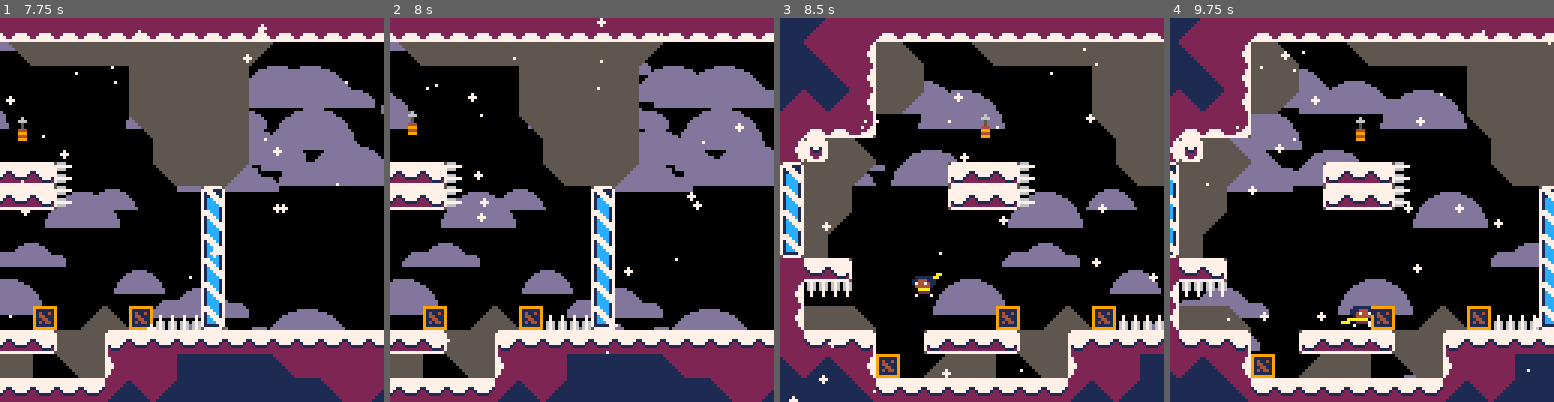
Above: before the commit, frames 1-4 (left to right).
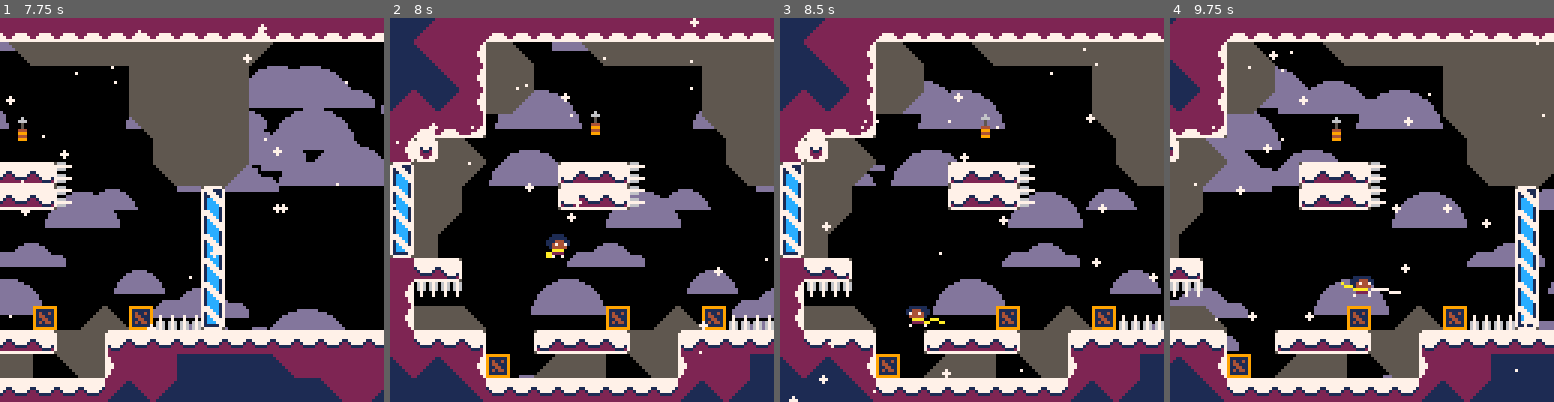
Above: after the commit, the same moments.

Repository: ExOK/Celeste2
Game: PICO-8 cartridge celeste2.p8
Two runs of this game, one before a commit and one after it. Both use one fixed random seed, a clock stepped at 60 frames per second and the inputs below.
Inputs:
- Up to frame 1 (7.75 s): tap X (X key) at 0.33, 1.07, 1.85, 2.97, 4.08, 5.2, 6.32, 7.43 s; tap O (Z key) at 0.7, 1.7, 2.1, 2.5, 2.9, 3.3, 3.7, 4.1, 4.5, 4.9, 5.3, 5.7, 6.1, 6.5, 6.9, 7.3, 7.7 s; hold Right 1.6-2.1 s; hold Up 2.15-2.42 s; hold Right 2.47-3.03 s; hold Left 3.08-3.58 s; hold Down 3.63-3.97 s; hold Right 4.02-4.68 s; hold Up 4.73-5.03 s; hold Left 5.08-5.68 s; hold Down 5.73-6.03 s; hold Right 6.08-6.58 s; hold Right 6.63-7.13 s; hold Up 7.18-7.45 s; hold Right from 7.5 s (still down)
- Up to frame 2 (8 s): keep holding Right
- Up to frame 3 (8.5 s): release Right at 8.07 s; tap O (Z key) at 8.1 s; hold Left from 8.12 s (still down)
- Up to frame 4 (9.75 s): tap O (Z key) every 0.4 s from 8.5 to 9.7 s; tap X (X key) at 8.55, 9.67 s; release Left at 8.62 s; hold Down 8.67-9 s; hold Right 9.05-9.72 s

Frame 1 is identical in both runs. In frame 2, 68% of the frame differs, in the area x 0-100%, y 0-100%; in frame 3, 0.5%; in frame 4, 33%.

Commit message:
death timer tweak

Diff:
--- a/player.lua
+++ b/player.lua
@@ -247,7 +247,7 @@
 		-- dead state
 
 		self.dead_timer += 1
-		if (self.dead_timer >= 30) then
+		if (self.dead_timer >= 20) then
 			room_load(room)
 		end
 		return
